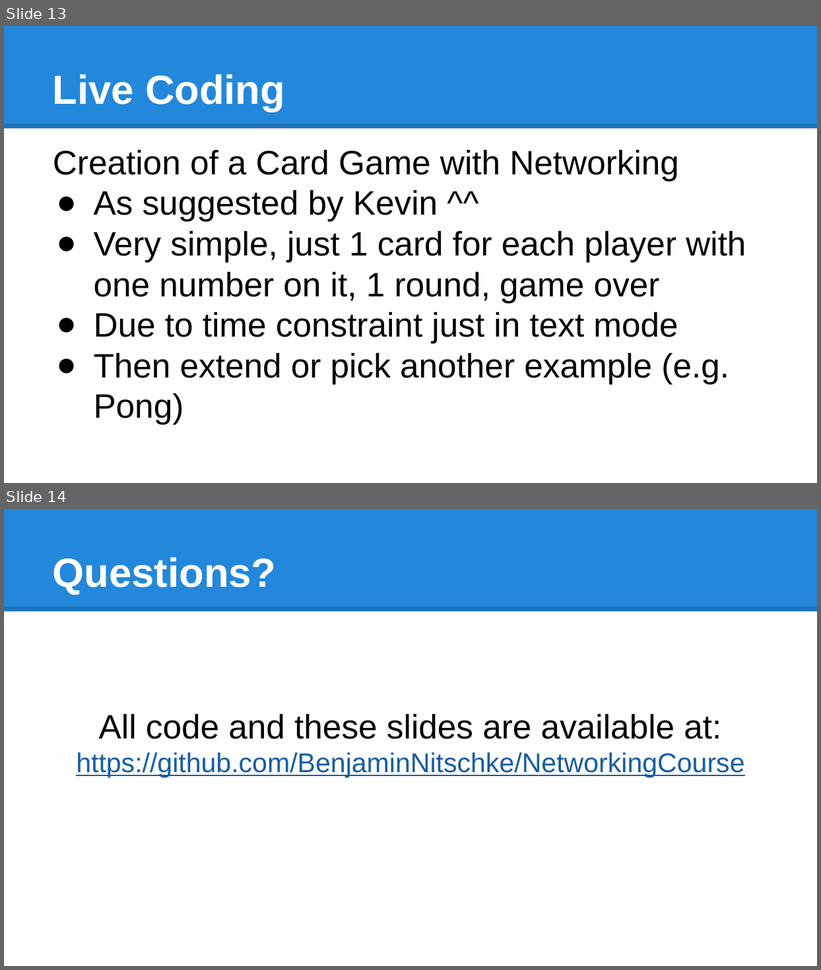
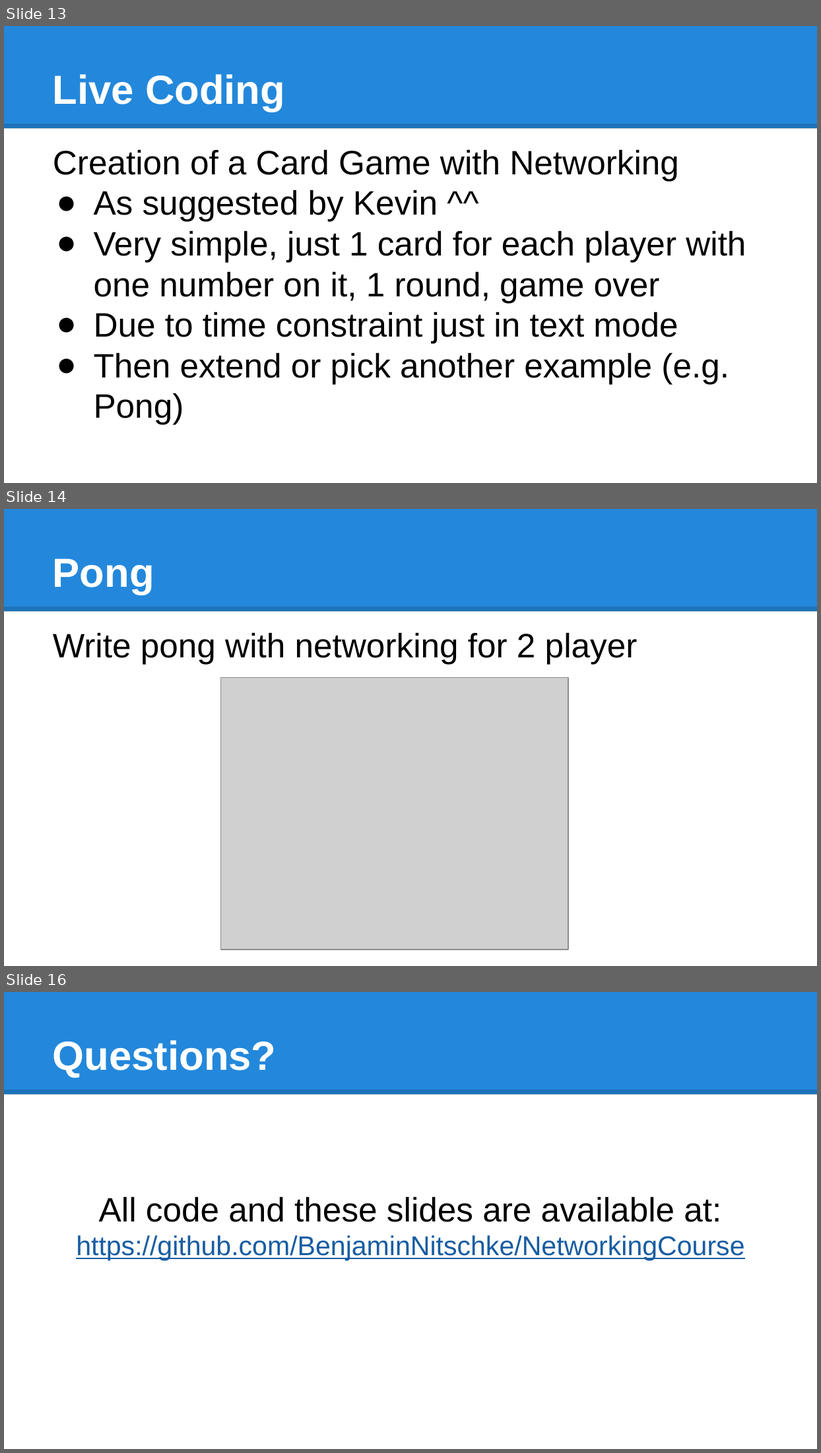
Before and after one commit to BenjaminNitschke/NetworkingCourse, a slide deck: Networking Course Games Academy July 2015.pptx. Shown one above the other, each under a label of ours: slides 13 and 14 before the commit, slides 13, 14 and 16 after it; the slides between them are not shown. The pictures are 821x970 and 821x1453 pixels, drawn with LibreOffice and Linux fonts; fonts in the diff are those of the drawing; grey boxes stand for pictures. Boxes give left, top, right and bottom in pixels: in the first picture for what was removed or moved away, otherwise in the second. Text is boxed around its words. In the diff, an @@ line names an element or a change of style, - is before the commit and + after.

```diff
--- a/Networking Course Games Academy July 2015.pptx
+++ b/Networking Course Games Academy July 2015.pptx
@@ slide 14 added at (4,509,817,966), background #FFFFFF; not listed: 2 template elements that a slide beside it also shows @@
@@ title added at (53,559,154,595), 36 pt, text #FFFFFF, bold @@
+Pong
@@ text added at (53,632,638,664), 30 pt, text #000000 @@
+Write pong with networking for 2 player
@@ picture added at (221,677,568,950) @@
@@ what was slide 14 is now slide 16 @@
```
Also in this commit, not shown: 1 other slide added.
